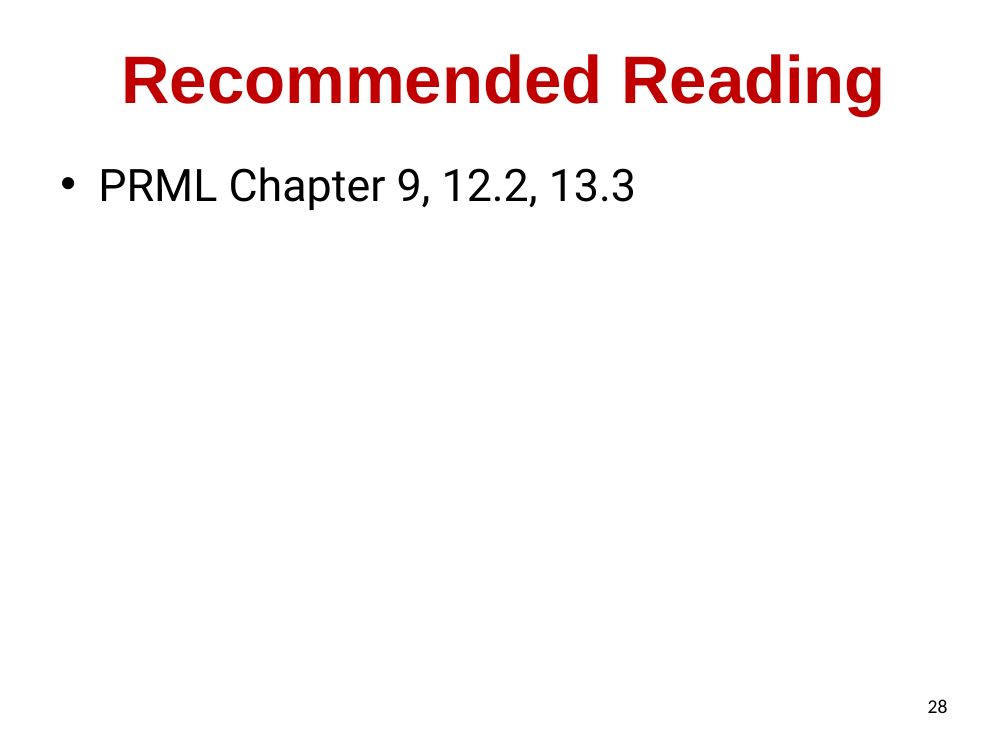
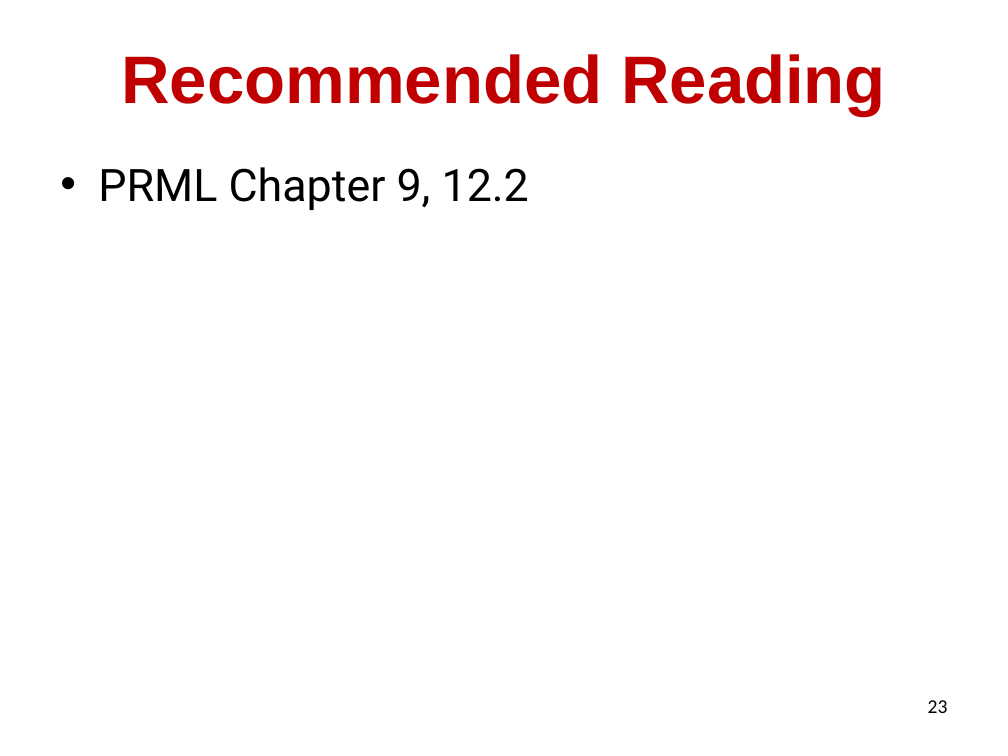
Before and after one commit to lileicc/ucsbcs291k_machine_learning_fall2022, a slide deck: slide 23 of lectures/10_gmm_annotated.pptx (slide 28 before the commit). Drawn at 1008x756 pixels with LibreOffice and Linux fonts; fonts in the diff are those of the drawing. Boxes give left, top, right and bottom in pixels: in the first picture for what was removed or moved away, otherwise in the second. Text is boxed around its words. In the diff, an @@ line names an element or a change of style, - is before the commit and + after.

```diff
--- a/lectures/10_gmm_annotated.pptx
+++ b/lectures/10_gmm_annotated.pptx
@@ text at (98,167,529,210): text changed @@
-• PRML Chapter 9, 12.2, 13.3
+• PRML Chapter 9, 12.2
@@ page number at (928,700,948,713): text changed @@
-28
+23
```
Also in this commit, not shown: 6 other slides changed, 1 slide added, 6 slides removed, 4 other files.
